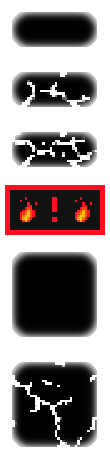
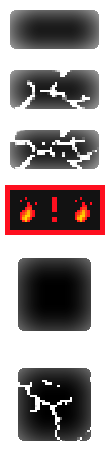
Layer changes from the first w=110, h=460 image to the second:
painted on "Layer 5" over [10, 10, 99, 49]
renamed "Layer 5 copy 6" to "Layer 5 copy", painted on it over [10, 70, 99, 109]
painted on "Layer 3 copy 3" over [15, 130, 27, 138]
renamed "Layer 5 copy 7" to "Layer 5 copy 3", painted on it over [10, 130, 99, 169]
painted on "Layer 6 copy" over [12, 252, 97, 337]
renamed "Layer 6" to "Layer 6 copy 2", painted on it over [12, 362, 97, 447]
